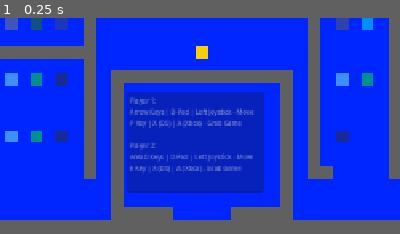
Above: before the commit, frame 1.
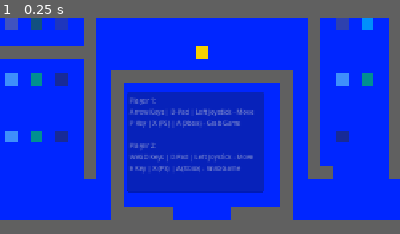
Above: after the commit, the same moment.

Repository: aduImperfect/GameHoarder
Game: Godot game, scene res://Scenes/main.tscn
Two runs of this game, one before a commit and one after it. Both use one fixed random seed, a clock stepped at 60 frames per second and the inputs below.
Inputs:
- Up to frame 1 (0.25 s): no input
The pictures show only the part of the screen within x 25-75%, y 50-100%; the shares and areas given below are measured in that part.

The runs differ from the first frame. In frame 1, 0.4% of the frame differs, in the area x 40-61%, y 47-72%.

Commit message:
Final touches pushes!

Diff:
--- a/game-hoarder/Scenes/mainui.tscn
+++ b/game-hoarder/Scenes/mainui.tscn
@@ -68,11 +68,10 @@
 theme_override_font_sizes/font_size = 10
 text = "Player 1:
 Arrow Keys | D-Pad | Left Joystick - Move
-P Key | X (DS) | A (Xbox) - Grab Game
+P Key | X (PS) | A (Xbox) - Grab Game
 
 Player 2:
 WASD Keys | D-Pad | Left Joystick - Move
-E Key | X (DS) | A (Xbox) - Grab Game
-"
+E Key | X (PS) | A (Xbox) - Grab Game"
 editable = false
 selecting_enabled = false
--- a/game-hoarder/Scripts/game_end_stats.gd
+++ b/game-hoarder/Scripts/game_end_stats.gd
@@ -20,7 +20,7 @@
 #------------------------------------------------
 	text += "\n"
 	text += "Player 1 Stats:\n"
-	text += "Currency Spent:"
+	text += "Currency Spent:\t"
 	text += str(CurrencyMeter_0.maxValue_0 - CurrencyMeter_0.tempValAccumulateStatic_0) + "\n"
 	text += "Games Collected:\n"
 #----------------
@@ -62,7 +62,7 @@
 #------------------------------------------------
 	text += "\n"
 	text += "Player 2 Stats:\n"
-	text += "Currency Spent:"
+	text += "Currency Spent:\t"
 	text += str(CurrencyMeter_1.maxValue_1 - CurrencyMeter_1.tempValAccumulateStatic_1) + "\n"
 	text += "Games Collected:\n"
 #----------------
Binary file changed: game-hoarder/Textures/Game_Capture.JPG
